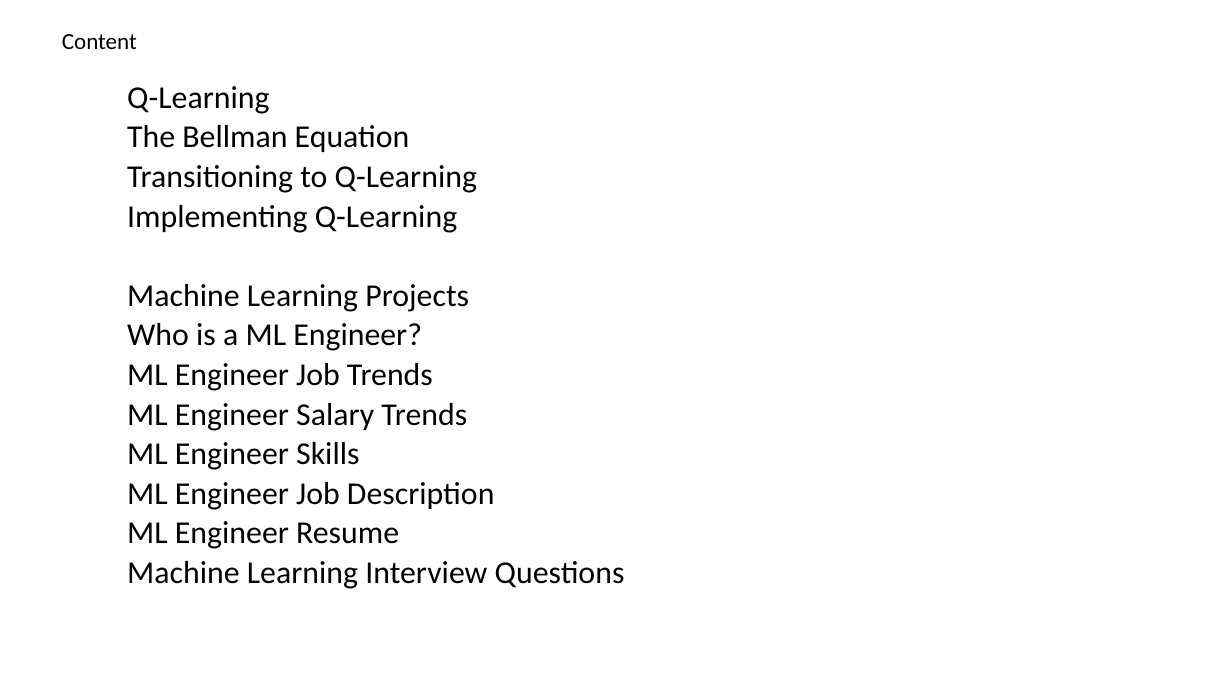
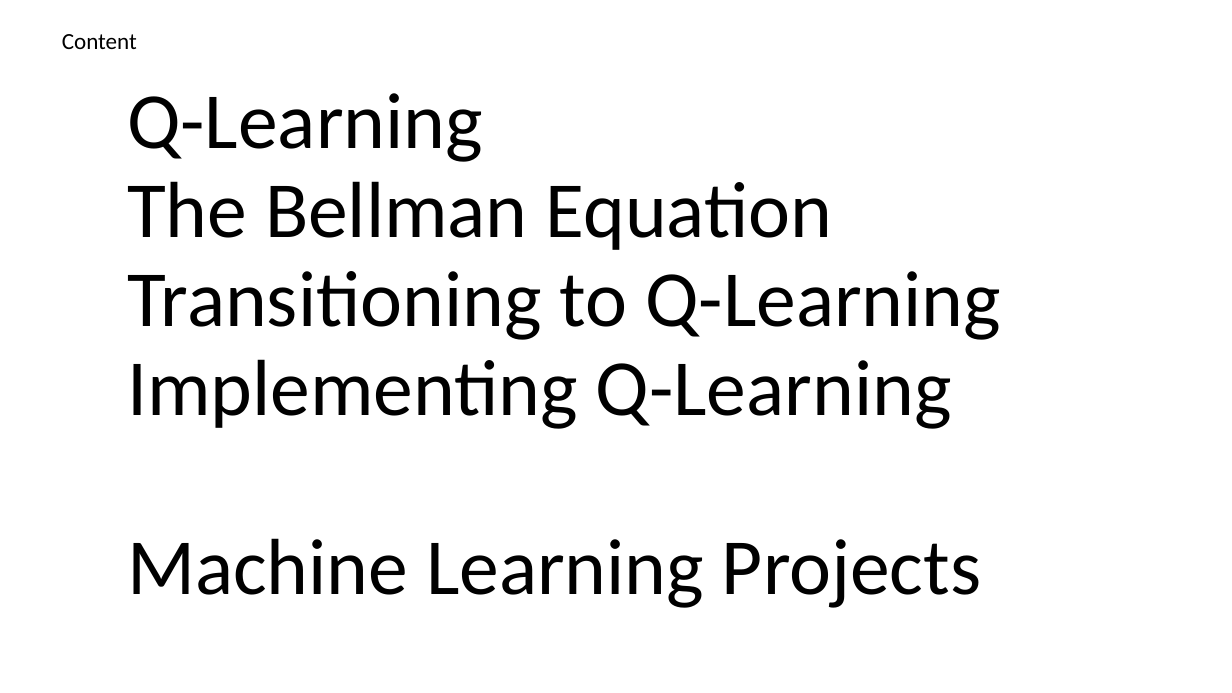
Before and after one commit to renshan2/accesspy, a slide deck: slide 28 of AI-ML-DL/Machine Learning.pptx. Drawn at 1232x693 pixels with LibreOffice and Linux fonts; fonts in the diff are those of the drawing. Boxes give left, top, right and bottom in pixels: in the first picture for what was removed or moved away, otherwise in the second. Text is boxed around its words. In the diff, an @@ line names an element or a change of style, - is before the commit and + after.

```diff
--- a/AI-ML-DL/Machine Learning.pptx
+++ b/AI-ML-DL/Machine Learning.pptx
@@ subtitle "Q-Learning" at [127,93,1001,608]: size 24.8 to 62 pt; line spacing 0.7 to 0.8 @@
@@ subtitle at [127,323,625,589]: paragraphs removed @@
-Who is a ML Engineer?
-ML Engineer Job Trends
-ML Engineer Salary Trends
-ML Engineer Skills
-ML Engineer Job Description
-ML Engineer Resume
-Machine Learning Interview Questions
```
Also in this commit, not shown: 2 slides added, 3 other files.
